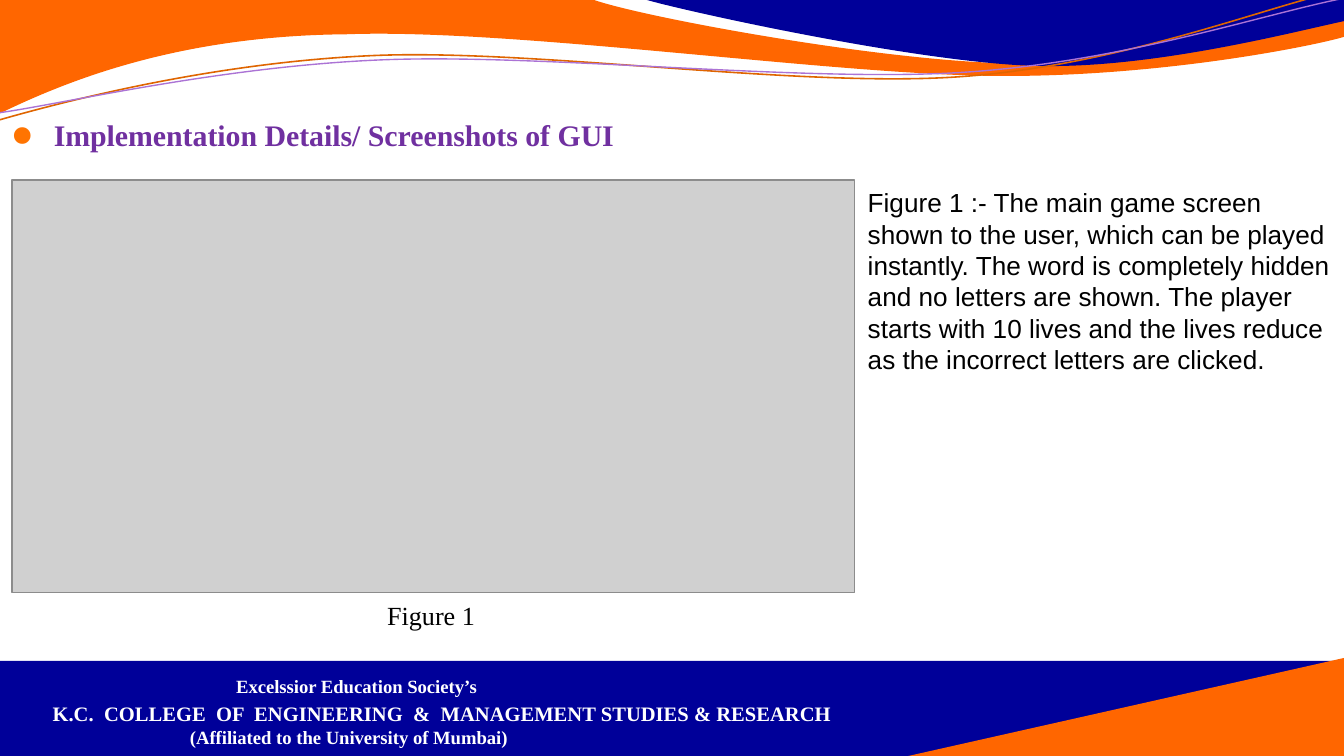
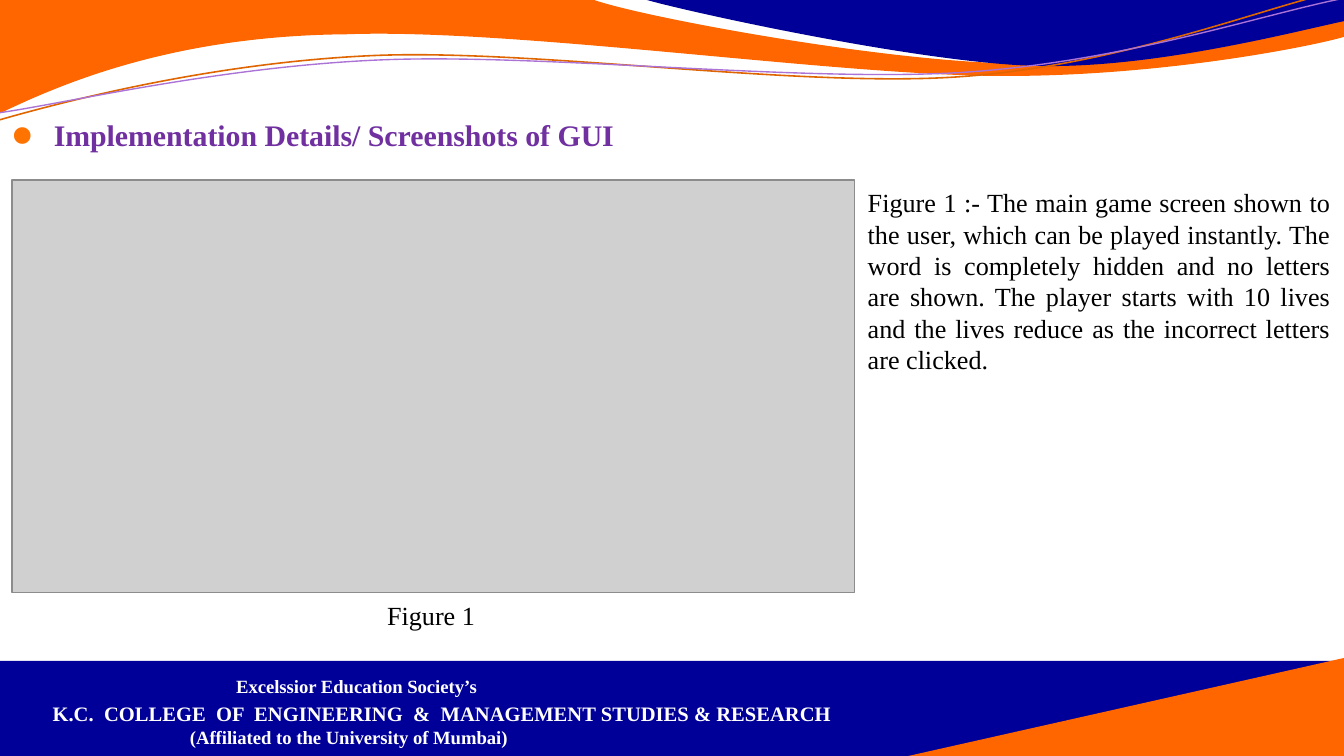
Before and after one commit to Armaan4477/Hangman, a slide deck: slide 16 of Documentation and ppt/PPT/Hangman_ppt.pptx. Drawn at 1344x756 pixels with LibreOffice and Linux fonts; fonts in the diff are those of the drawing; grey boxes stand for pictures; background and template pictures are left out. Boxes give left, top, right and bottom in pixels: in the first picture for what was removed or moved away, otherwise in the second. Text is boxed around its words. In the diff, an @@ line names an element or a change of style, - is before the commit and + after.

Commit message:
ppt upload

```diff
--- a/Documentation and ppt/PPT/Hangman_ppt.pptx
+++ b/Documentation and ppt/PPT/Hangman_ppt.pptx
@@ text "Figure 1 :- The main ..." at box(868, 194, 1330, 370): font Arial to Times New Roman; alignment left to justified @@
```
Also in this commit, not shown: 1 other file.
